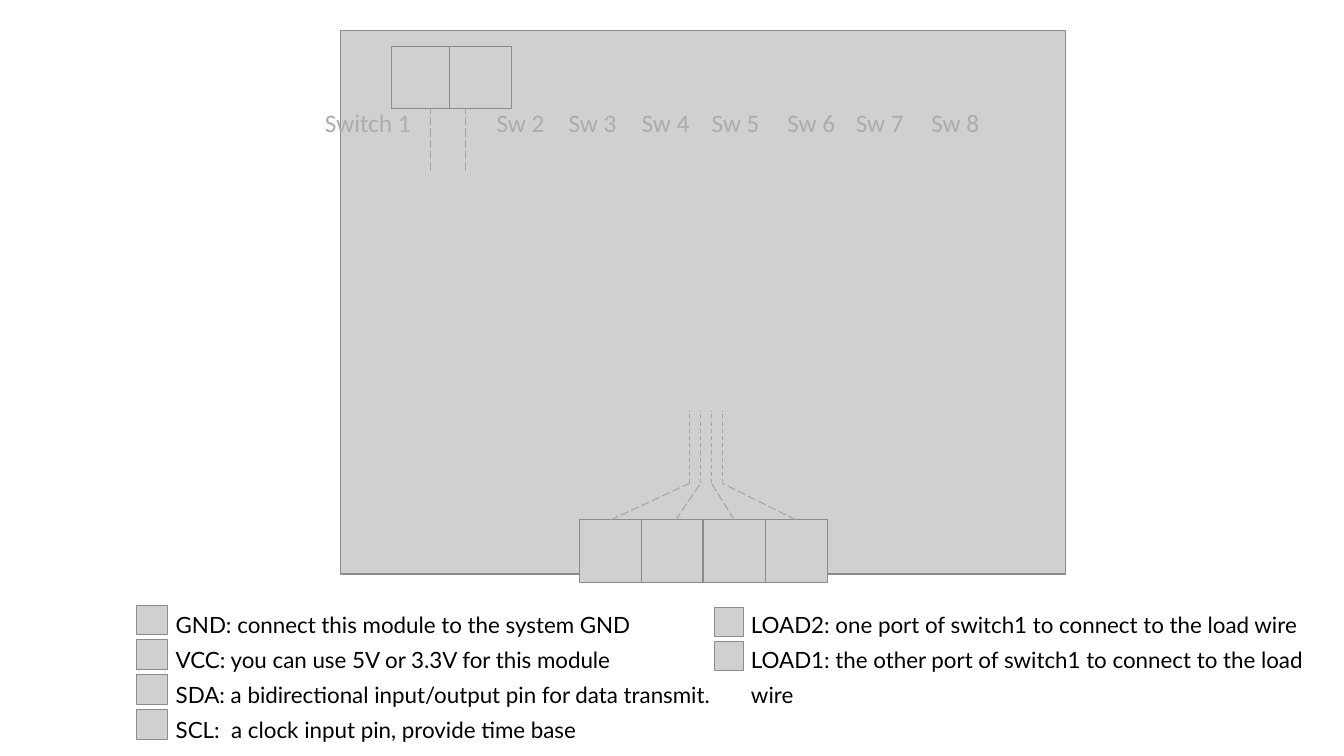
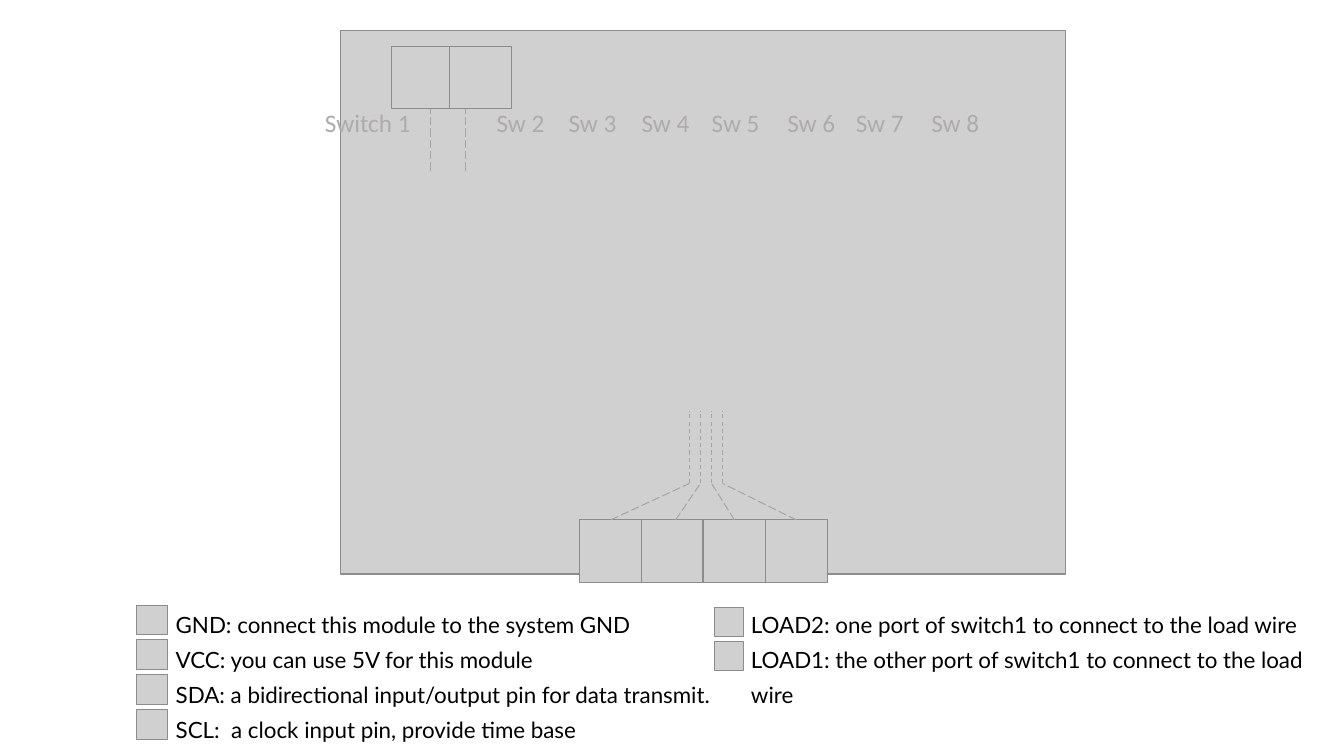
Before and after one commit to SeeedDocument/Grove-8-Channel_Solid_State_Relay, a slide deck: slide 1 of img/pin_map.pptx. Drawn at 1344x756 pixels with LibreOffice and Linux fonts; fonts in the diff are those of the drawing; grey boxes stand for pictures. Boxes give left, top, right and bottom in pixels: in the first picture for what was removed or moved away, otherwise in the second. Text is boxed around its words. In the diff, an @@ line names an element or a change of style, - is before the commit and + after.

```diff
--- a/img/pin_map.pptx
+++ b/img/pin_map.pptx
@@ text at [176,651,533,672]: text changed @@
-VCC: you can use 5V or 3.3V for this module
+VCC: you can use 5V for this module
```
Also in this commit, not shown: 1 other file.
